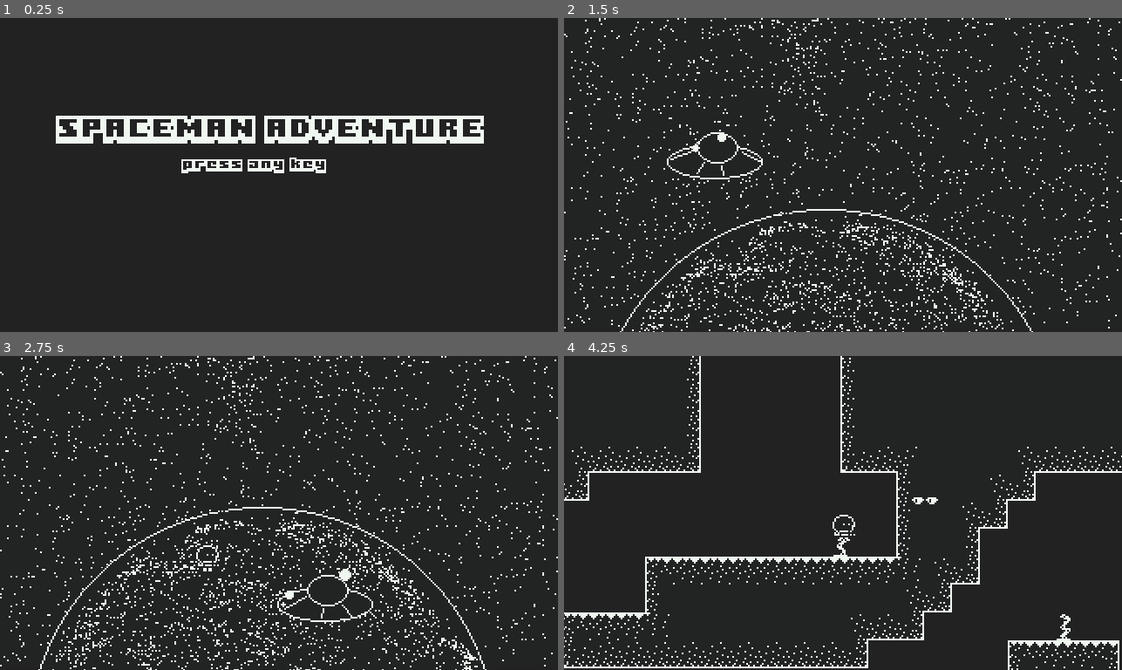
Above: before the commit, frames 1-4 (two rows, left to right).
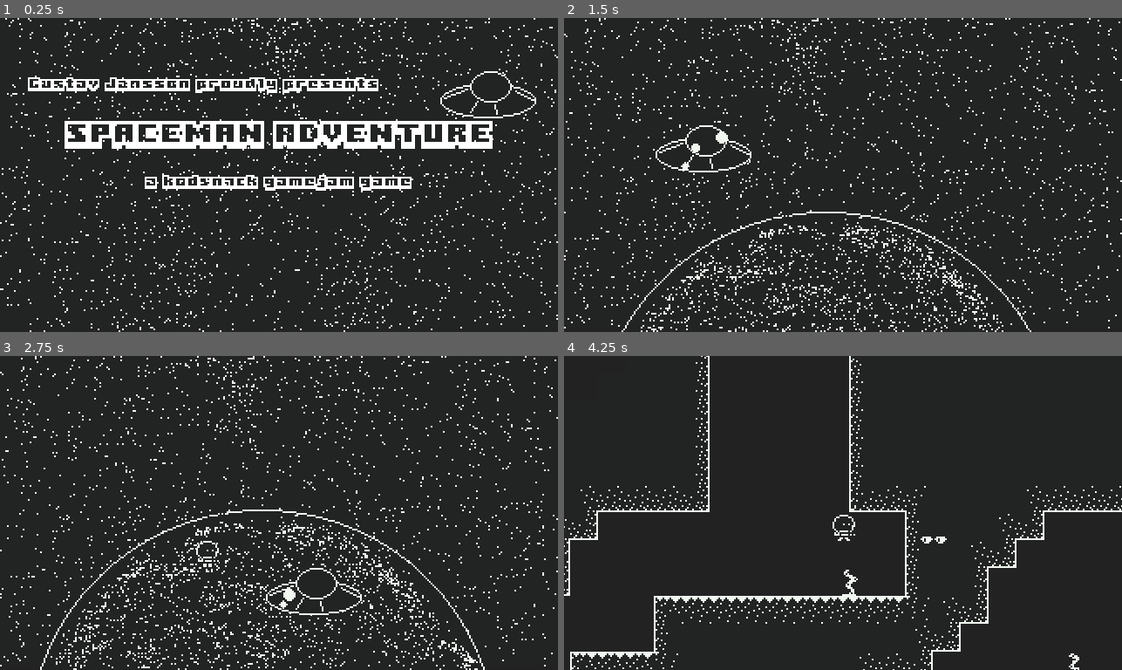
Above: after the commit, the same moments.

Repository: madeso/spelsylt4
Game: Godot game, scene res://main.tscn
Two runs of this game, one before a commit and one after it. Both use one fixed random seed, a clock stepped at 60 frames per second and the inputs below.
Inputs:
- Up to frame 1 (0.25 s): no input
- Up to frame 2 (1.5 s): tap Enter (ui_accept) at 0.5, 0.77 s; hold Right (ui_right) from 0.53 s (still down)
- Up to frame 3 (2.75 s): tap Enter (ui_accept) at 1.52 s; release Right (ui_right) at 2.03 s; hold Left (ui_left) from 2.03 s (still down)
- Up to frame 4 (4.25 s): release Left (ui_left) at 2.78 s; hold Right (ui_right) from 2.78 s (still down); tap Enter (ui_accept) at 3.02, 3.77 s

The runs differ from the first frame. In frame 1, 11% of the frame differs, in the area x 0-100%, y 0-100%; in frame 2, 4.9%; in frame 3, 6.4%; in frame 4, 7.6%.

Commit message:
prettier main menu

Diff:
--- /dev/null
+++ b/blink.gd
@@ -0,0 +1,16 @@
+extends Label
+
+const TIME = 0.5
+var timer = 0
+
+
+# Called when the node enters the scene tree for the first time.
+func _ready():
+	pass # Replace with function body.
+
+
+func _process(delta):
+	timer -= delta
+	if timer < 0:
+		timer += TIME
+		visible = !visible
--- a/main.gd
+++ b/main.gd
@@ -1,8 +1,8 @@
 extends Node
 
-func _input(event):
-	if event is InputEventKey and event.pressed:
-		next_scene()
+#func _input(event):
+#	if event is InputEventKey and event.pressed:
+#		next_scene()
 
 func _process(_delta):
 	if Input.is_action_just_released("ui_accept"):
--- a/main.tscn
+++ b/main.tscn
@@ -1,44 +1,114 @@
-[gd_scene load_steps=5 format=2]
+[gd_scene load_steps=14 format=2]
 
 [ext_resource path="res://main.gd" type="Script" id=1]
 [ext_resource path="res://gui_theme.tres" type="Theme" id=2]
 [ext_resource path="res://small gui.tres" type="Theme" id=3]
 [ext_resource path="res://start.wav" type="AudioStream" id=4]
+[ext_resource path="res://blink.gd" type="Script" id=5]
+[ext_resource path="res://end-ufo.png" type="Texture" id=6]
+[ext_resource path="res://end.png" type="Texture" id=7]
+[ext_resource path="res://ufo-bouncy.gd" type="Script" id=8]
+[ext_resource path="res://starmovement.gd" type="Script" id=9]
+
+[sub_resource type="AtlasTexture" id=1]
+atlas = ExtResource( 6 )
+region = Rect2( 0, 0, 55, 27 )
+
+[sub_resource type="AtlasTexture" id=2]
+atlas = ExtResource( 6 )
+region = Rect2( 55, 0, 55, 27 )
+
+[sub_resource type="AtlasTexture" id=3]
+atlas = ExtResource( 6 )
+region = Rect2( 110, 0, 55, 27 )
+
+[sub_resource type="SpriteFrames" id=4]
+animations = [ {
+"frames": [ SubResource( 1 ), SubResource( 2 ), SubResource( 3 ) ],
+"loop": true,
+"name": "default",
+"speed": 5.0
+} ]
 
 [node name="root" type="Node2D"]
+
+[node name="Node2D" type="Node2D" parent="."]
+script = ExtResource( 9 )
+
+[node name="end" type="Sprite" parent="Node2D"]
+position = Vector2( -320, 0 )
+texture = ExtResource( 7 )
+centered = false
+hframes = 2
+frame = 1
+
+[node name="end2" type="Sprite" parent="Node2D"]
+texture = ExtResource( 7 )
+centered = false
+hframes = 2
+frame = 1
 
 [node name="Level" type="Node" parent="."]
 script = ExtResource( 1 )
 
-[node name="RichTextLabel" type="RichTextLabel" parent="Level"]
-margin_left = 32.0
+[node name="AudioStreamPlayer2D" type="AudioStreamPlayer2D" parent="."]
+stream = ExtResource( 4 )
+autoplay = true
+
+[node name="end-ufo" type="AnimatedSprite" parent="."]
+position = Vector2( 280, 40 )
+frames = SubResource( 4 )
+playing = true
+script = ExtResource( 8 )
+
+[node name="title" type="Label" parent="."]
 margin_top = 56.0
-margin_right = 288.0
+margin_right = 320.0
 margin_bottom = 80.0
 rect_pivot_offset = Vector2( 88, 8 )
 theme = ExtResource( 2 )
-custom_colors/default_color = Color( 0.941176, 0.964706, 0.941176, 1 )
-text = "SPACEMAN ADVENTURE"
-scroll_active = false
-__meta__ = {
-"_edit_group_": true,
-"_edit_use_anchors_": false
-}
-
-[node name="RichTextLabel2" type="RichTextLabel" parent="Level"]
-margin_left = 104.0
-margin_top = 80.0
-margin_right = 200.0
-margin_bottom = 104.0
-rect_pivot_offset = Vector2( 88, 8 )
-theme = ExtResource( 3 )
-custom_colors/default_color = Color( 0.941176, 0.964706, 0.941176, 1 )
-text = "press any key"
-scroll_active = false
+text = "Spaceman adventure"
+align = 1
+valign = 1
+uppercase = true
 __meta__ = {
 "_edit_use_anchors_": false
 }
 
-[node name="AudioStreamPlayer2D" type="AudioStreamPlayer2D" parent="."]
-stream = ExtResource( 4 )
-autoplay = true
+[node name="press any key" type="Label" parent="."]
+margin_top = 128.0
+margin_right = 320.0
+margin_bottom = 152.0
+rect_pivot_offset = Vector2( 88, 8 )
+theme = ExtResource( 3 )
+text = "press any key to begin"
+align = 1
+valign = 1
+script = ExtResource( 5 )
+__meta__ = {
+"_edit_use_anchors_": false
+}
+
+[node name="Label" type="Label" parent="."]
+margin_left = 16.0
+margin_top = 32.0
+margin_right = 312.0
+margin_bottom = 46.0
+theme = ExtResource( 3 )
+text = "Gustav Jansson proudly presents"
+valign = 1
+__meta__ = {
+"_edit_use_anchors_": false
+}
+
+[node name="Label2" type="Label" parent="."]
+margin_top = 88.0
+margin_right = 320.0
+margin_bottom = 102.0
+theme = ExtResource( 3 )
+text = "a kodsnack gamejam game"
+align = 1
+valign = 1
+__meta__ = {
+"_edit_use_anchors_": false
+}
--- /dev/null
+++ b/starmovement.gd
@@ -0,0 +1,12 @@
+extends Node2D
+
+
+const WIDTH = 320
+var timer = 0
+
+func _process(delta):
+	timer += delta * 100
+	if timer > WIDTH:
+		timer -= WIDTH
+
+	set_position(Vector2(timer, 0))
--- /dev/null
+++ b/ufo-bouncy.gd
@@ -0,0 +1,18 @@
+extends AnimatedSprite
+
+const SPEED = 0.2
+const DIST = 13
+
+var timer = 0
+var p = Vector2.ZERO
+
+func _ready():
+	p = get_position()
+
+
+func _process(delta):
+	timer += delta * PI*2 * SPEED
+	if timer > PI*2:
+		timer -= PI * 2
+	var dy = sin(timer) * DIST
+	set_position( p + Vector2(0, dy) )
